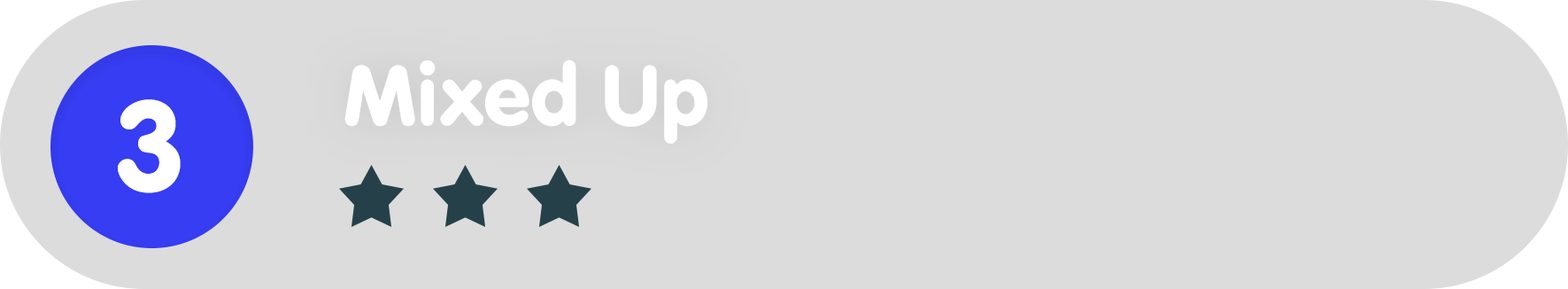
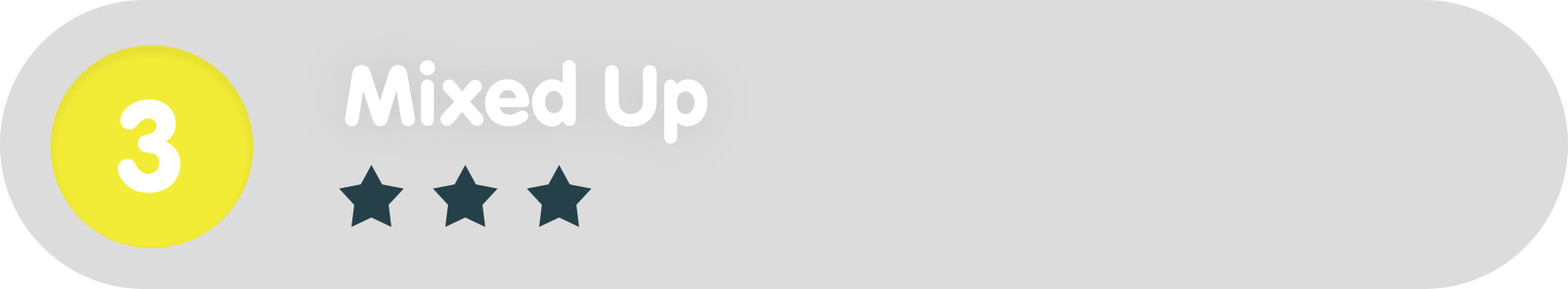
Layers edited between the first and the second 1568 × 289 image:
painted on "Ellipse_green" over [50, 45, 254, 248]
